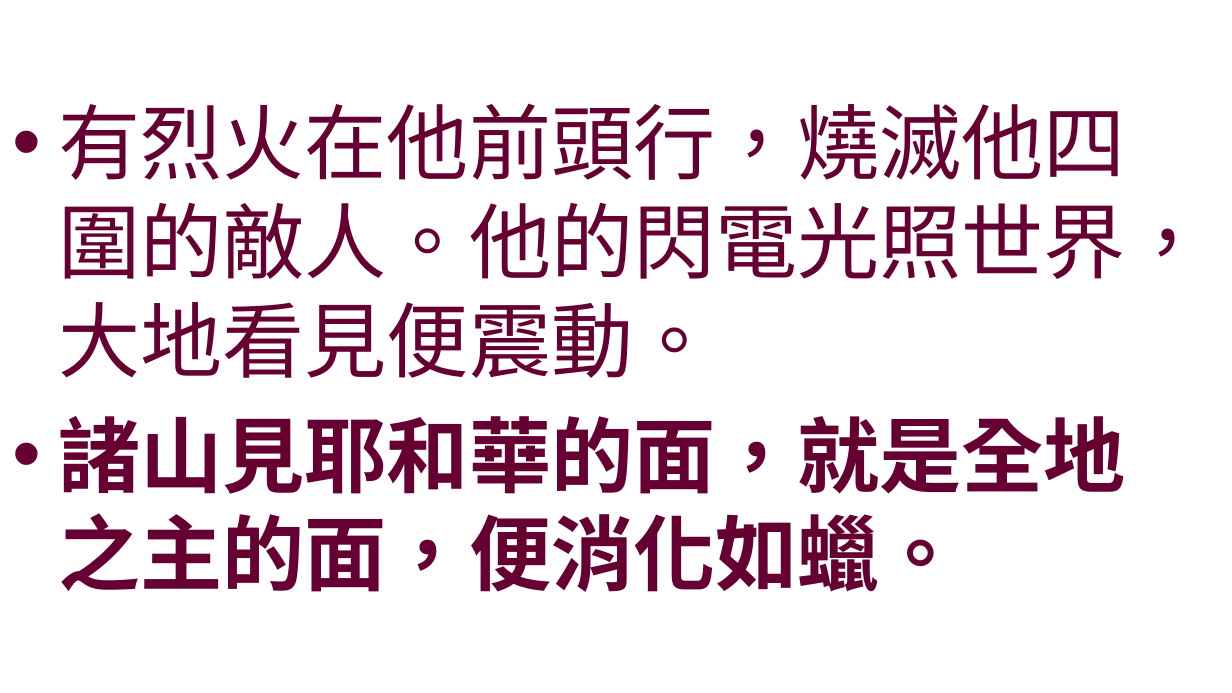
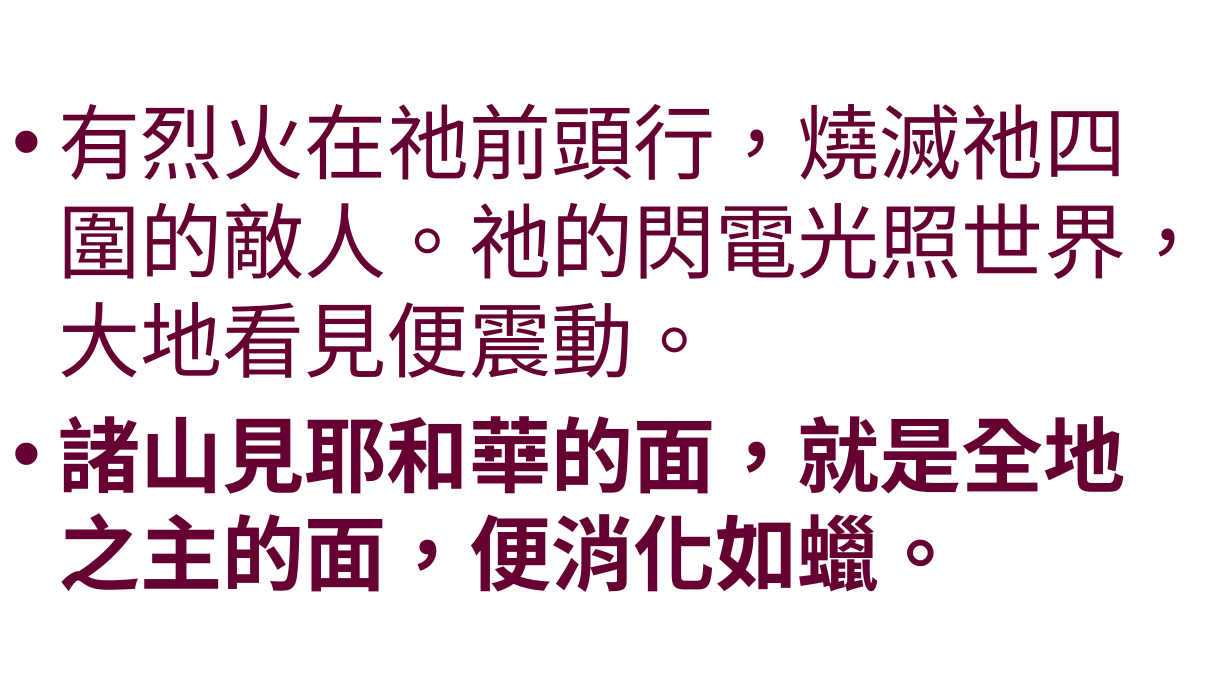
Before and after one commit to batisuoc/worship-resources, a slide deck: slide 6 of 3神的威權.pptx. Drawn at 1232x693 pixels with LibreOffice and Linux fonts; fonts in the diff are those of the drawing; background and template pictures are left out. Boxes give left, top, right and bottom in pixels: in the first picture for what was removed or moved away, otherwise in the second. Text is boxed around its words. In the diff, an @@ line names an element or a change of style, - is before the commit and + after.

```diff
--- a/3神的威權.pptx
+++ b/3神的威權.pptx
@@ text at <box>58,103,1208,378</box>: text changed @@
-• 有烈火在他前頭行，燒滅他四圍的敵人。他的閃電光照世界，大地看見便震動。
+• 有烈火在祂前頭行，燒滅祂四圍的敵人。祂的閃電光照世界，大地看見便震動。
```
Also in this commit, not shown: 5 other slides changed, 1 other file.
